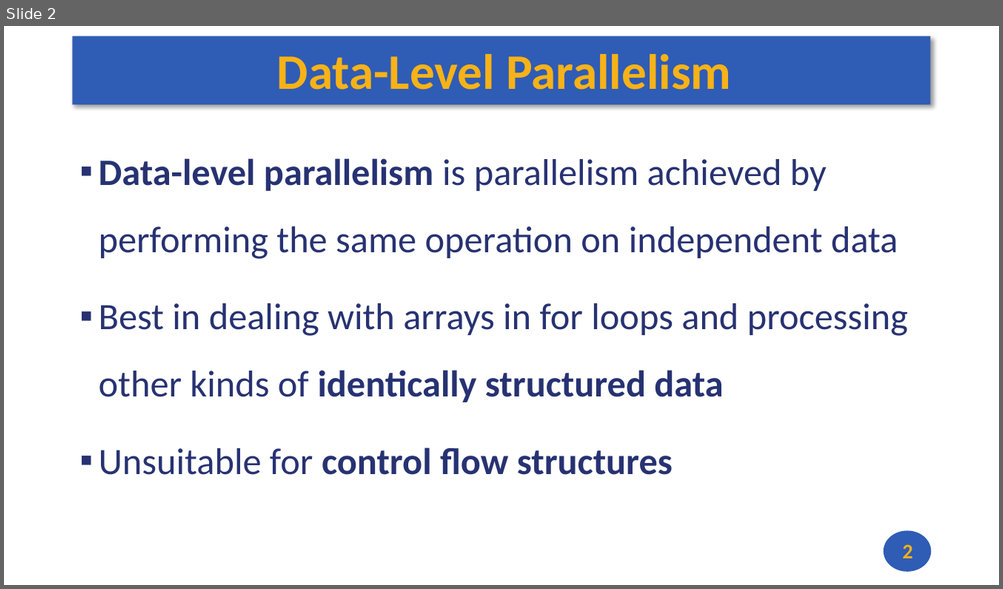
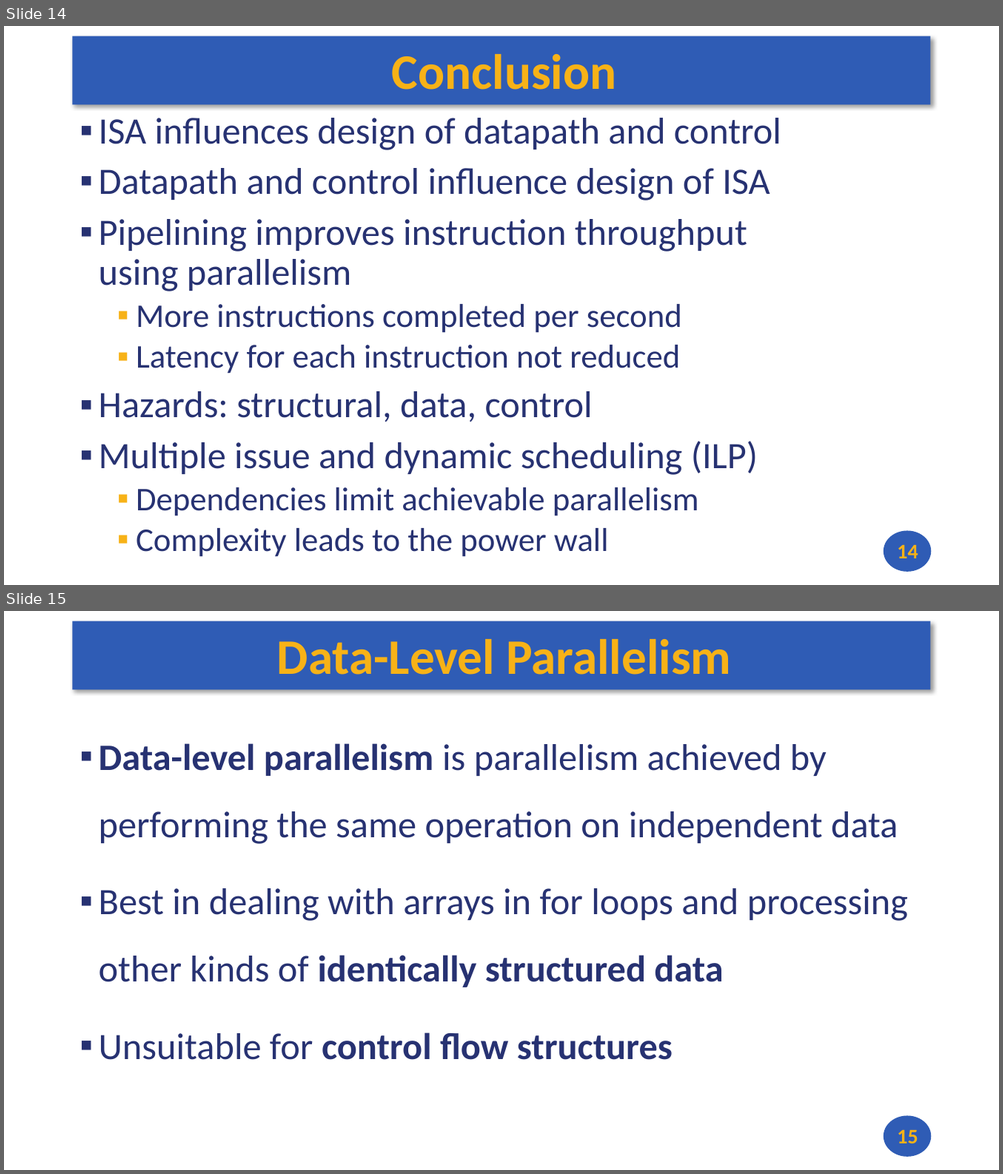
Before and after one commit to andrewt0301/hse-acos-course, a slide deck: docs/part1ca/13_DLP/CA_Lecture_13.pptx. Shown one above the other, each under a label of ours: slide 2 before the commit, slides 14 and 15 after it. The pictures are 1003x589 and 1003x1174 pixels, drawn with LibreOffice and Linux fonts; fonts in the diff are those of the drawing. Boxes give left, top, right and bottom in pixels: in the first picture for what was removed or moved away, otherwise in the second. Text is boxed around its words. In the diff, an @@ line names an element or a change of style, - is before the commit and + after.

```diff
--- a/docs/part1ca/13_DLP/CA_Lecture_13.pptx
+++ b/docs/part1ca/13_DLP/CA_Lecture_13.pptx
@@ slide 14 added at (x1=4, y1=26, x2=999, y2=585), background #FFFFFF; not listed: 2 template elements that a slide beside it also shows @@
@@ title added at (x1=392, y1=54, x2=616, y2=90), 48 pt, text #F7B217, bold @@
+Conclusion
@@ text added at (x1=99, y1=118, x2=781, y2=557), 36 pt, text #273272 @@
+▪ ISA influences design of datapath and control
+▪ Datapath and control influence design of ISA
+▪ Pipelining improves instruction throughput
+  using parallelism
+  ▪ More instructions completed per second
+  ▪ Latency for each instruction not reduced
+▪ Hazards: structural, data, control
+▪ Multiple issue and dynamic scheduling (ILP)
+  ▪ Dependencies limit achievable parallelism
+  ▪ Complexity leads to the power wall
@@ page number added at (x1=896, y1=545, x2=917, y2=559), 20 pt, text #F7B217, bold @@
+14
@@ what was slide 2 is now slide 15 @@
@@ page number at (x1=896, y1=1130, x2=917, y2=1144): text changed @@
-2
+15
```
Also in this commit, not shown: 12 other slides added, 1 other file.
